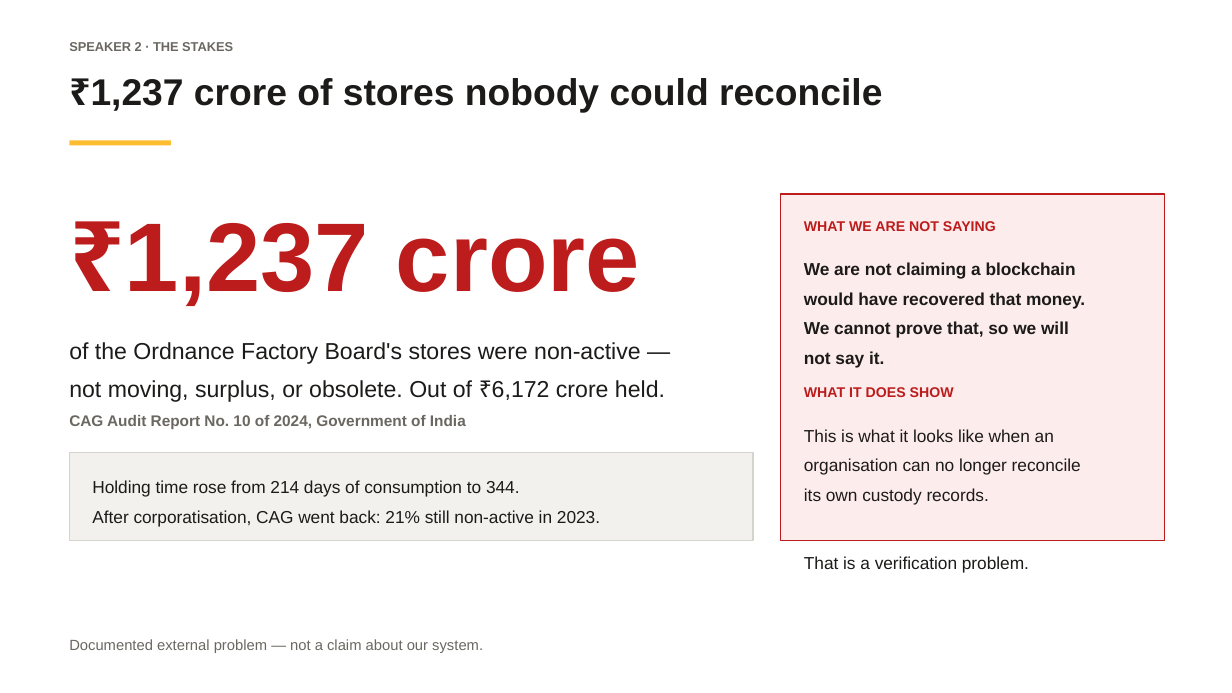
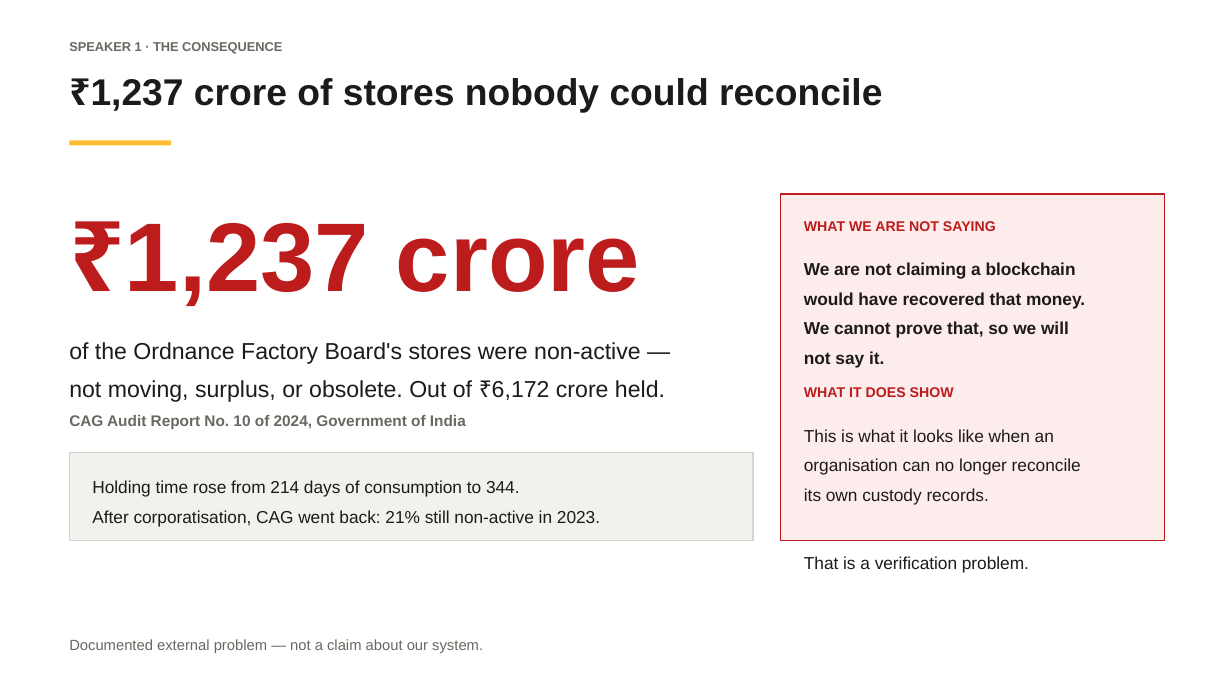
Before and after one commit to tohraan/chainid-vault, a slide deck: slide 4 of docs/ChainIDVault_Pitch_Deck.pptx (slide 5 before the commit). Drawn at 1232x693 pixels with LibreOffice and Linux fonts; fonts in the diff are those of the drawing. Boxes give left, top, right and bottom in pixels: in the first picture for what was removed or moved away, otherwise in the second. Text is boxed around its words. In the diff, an @@ line names an element or a change of style, - is before the commit and + after.

```diff
--- a/docs/ChainIDVault_Pitch_Deck.pptx
+++ b/docs/ChainIDVault_Pitch_Deck.pptx
@@ text at (69,42,282,54): text changed @@
-SPEAKER 2 · THE STAKES
+SPEAKER 1 · THE CONSEQUENCE
```
Also in this commit, not shown: 1 slide added, 2 slides removed, 1 other file.
